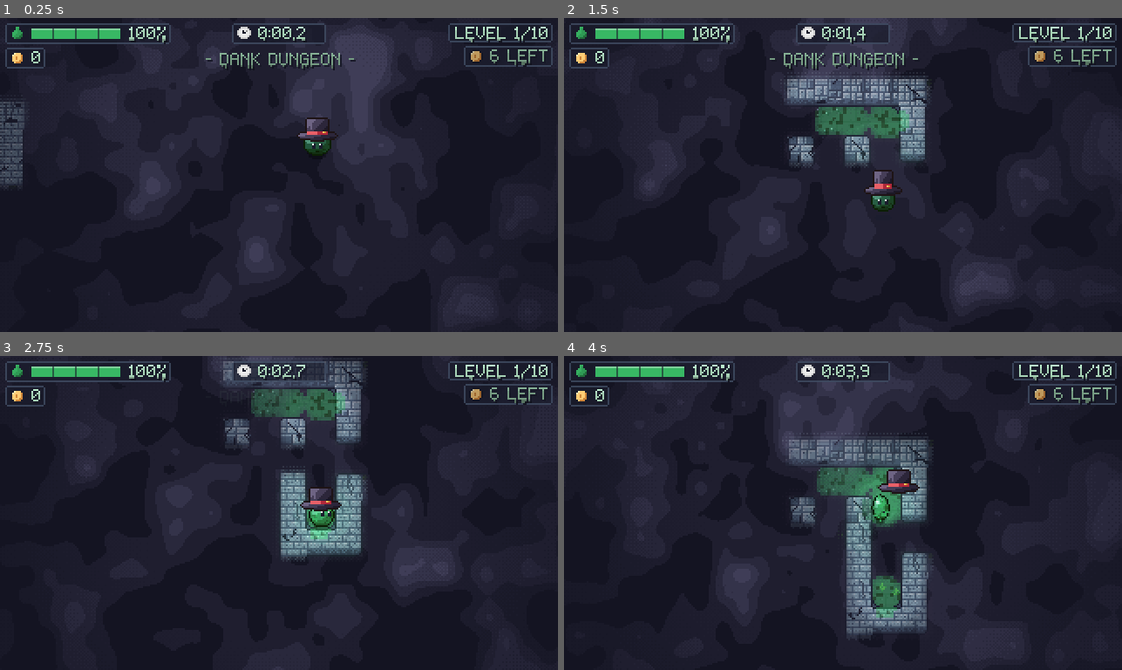
Above: before the commit, frames 1-4 (two rows, left to right).
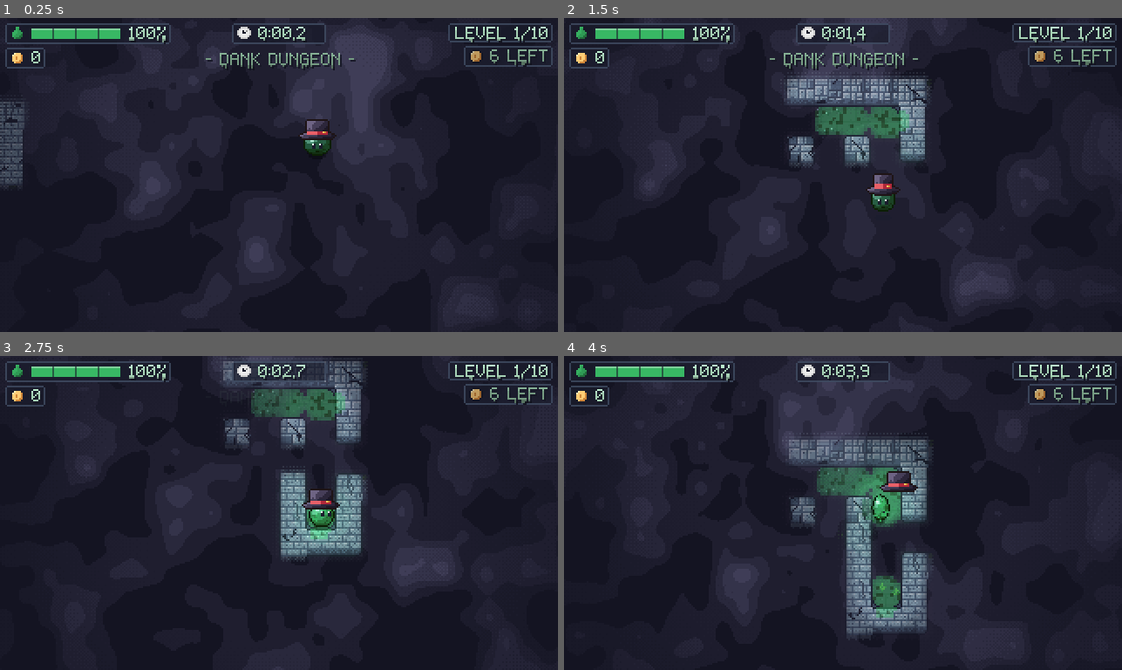
Above: after the commit, the same moments.

Repository: AveryBlue-GD/slime-time
Game: Godot game, scene res://tests/demo_hat_hops.tscn
The game is run twice, just before and just after one commit, with the same random seed, the same clock (stepped at 60 frames per second) and the same inputs. This scene is started directly instead of the project's main scene.
Inputs (mouse positions are in pixels of both pictures, inside the frame that each line leads up to):
- Up to frame 1 (0.25 s): no input
- Up to frame 2 (1.5 s): tap Enter at 0.5 s; move the mouse to (965, 159) at 0.52 s; hold D (move_right) 0.53-1.25 s; tap F (interact) at 0.6 s; click (965, 159) at 0.67 s; tap Space (jump) at 0.77, 1.07 s; drag from (731, 190) to (815, 237) at 1.27 s
- Up to frame 3 (2.75 s): move the mouse to (334, 443) at 2.02 s; hold D (move_right) from 2.03 s (still down); tap J at 2.1 s
- Up to frame 4 (4 s): release D (move_right) at 2.75 s; drag from (815, 575) to (675, 465) at 2.77 s; move the mouse to (1010, 560) at 3.52 s; hold A (move_left) from 3.53 s (still down); tap F (interact) at 3.6 s; tap Space (jump) at 3.77 s

The runs differ from the first frame. In frame 1, 0.1% of the frame differs, in the area x 53-61%, y 31-40%; in frame 2, 0.1%; in frame 3, 0.1%; in frame 4, 0.1%, in the area x 56-64%, y 36-44%.

Commit message:
Hats trimmed down (shorter brims and crowns, smaller cap and cowboy hat); new rare rainbow hat: a rainbow arching over the head from two clouds, colors flowing, on a thin rainbow sliver of the hat wheel (wedges sized by odds)
Co-Authored-By: Claude Opus 5.5 <noreply@anthropic.com>

Diff:
--- /dev/null
+++ b/assets/shaders/rainbow_hat.gdshader
@@ -0,0 +1,31 @@
+shader_type canvas_item;
+
+// The rainbow hat's flowing colors: every colorful pixel (the rainbow's bands, the twinkle's
+// points) has its hue turned round over time, so the bands keep their order but flow along the
+// arch. Whites (clouds), greys and the dark outline are left as drawn. Hues move in steps so the
+// pixel art doesn't smear.
+
+uniform float speed = 0.35;  // full turns of the color wheel per second
+const float HUE_STEPS = 12.0;
+
+vec3 rgb2hsv(vec3 c) {
+	vec4 K = vec4(0.0, -1.0 / 3.0, 2.0 / 3.0, -1.0);
+	vec4 p = mix(vec4(c.bg, K.wz), vec4(c.gb, K.xy), step(c.b, c.g));
+	vec4 q = mix(vec4(p.xyw, c.r), vec4(c.r, p.yzx), step(p.x, c.r));
+	float d = q.x - min(q.w, q.y);
+	float e = 1.0e-10;
+	return vec3(abs(q.z + (q.w - q.y) / (6.0 * d + e)), d / (q.x + e), q.x);
+}
+
+vec3 hsv2rgb(vec3 c) {
+	vec3 p = abs(fract(c.xxx + vec3(1.0, 2.0 / 3.0, 1.0 / 3.0)) * 6.0 - 3.0);
+	return c.z * mix(vec3(1.0), clamp(p - 1.0, 0.0, 1.0), c.y);
+}
+
+void fragment() {
+	vec3 hsv = rgb2hsv(COLOR.rgb);
+	if (hsv.y > 0.4 && hsv.z > 0.3) {
+		hsv.x = fract(hsv.x - floor(TIME * speed * HUE_STEPS) / HUE_STEPS);
+		COLOR.rgb = hsv2rgb(hsv);
+	}
+}
--- a/scripts/hat.gd
+++ b/scripts/hat.gd
@@ -48,6 +48,7 @@
 	texture = preload("res://assets/sprites/hats.png")
 	region_enabled = true
 	region_rect = Hats.region(hat_id)
+	material = Hats.material_for(hat_id)
 	centered = false
 	offset = -Hats.HEAD  # the frame's head point goes on the top of the slime's head
 	_follow()
--- a/scripts/hats.gd
+++ b/scripts/hats.gd
@@ -4,10 +4,10 @@
 ## Hats: won on the hat wheel in the hub (a spin lands on a random hat you don't have yet, and
 ## won hats come off the wheel; Progress.hats_owned), then picked on the Skins screen's hats page
 ## (Progress.selected_hat). Spins will cost a currency later; for now only dev mode can spin.
-## Sprites are 16x12 frames in assets/sprites/hats.png (tools/make_hats.py), `column` = which
+## Sprites are 32x16 frames in assets/sprites/hats.png (tools/make_hats.py), `column` = which
 ## frame. The Hat node (scripts/hat.gd) puts the chosen one on the slime and handles its physics.
 ##
-## These ten are placeholders until the real hats are decided.
+## These are placeholders until the real hats are decided.
 
 ## Hats are still placeholders, so for now they show "COMING SOON" and can't be worn (except in
 ## dev mode). Set to true once the real hats are in.
@@ -33,7 +33,23 @@
 	{id = "viking", name = "VIKING HELMET", column = 7},
 	{id = "propeller", name = "PROPELLER CAP", column = 8},
 	{id = "crown", name = "CROWN", column = 9},
+	# The rare one: a thin wedge on the wheel, and its colors flow (assets/shaders/rainbow_hat.gdshader).
+	{id = "rainbow", name = "RAINBOW HAT", column = 10, weight = 0.3, flows = true},
 ]
+
+
+## How likely the hat wheel is to land on a hat, next to an ordinary hat's 1 (its wedge's share).
+static func weight(id: String) -> float:
+	return float(get_hat(id).get("weight", 1.0))
+
+
+## The material a hat sprite wears: the flowing-rainbow shader for the rainbow hat, else none.
+static func material_for(id: String) -> Material:
+	if not get_hat(id).get("flows", false):
+		return null
+	var mat := ShaderMaterial.new()
+	mat.shader = preload("res://assets/shaders/rainbow_hat.gdshader")
+	return mat
 
 
 static func get_hat(id: String) -> Dictionary:
--- a/scripts/ui/hat_wheel.gd
+++ b/scripts/ui/hat_wheel.gd
@@ -2,7 +2,8 @@
 extends Control
 
 ## The hat wheel, opened at the prize wheel in the hub: a big wheel with a wedge for every hat
-## you don't have yet, each showing its hat. A spin whirls it round (the flapper ticking on each
+## you don't have yet, each showing its hat; a wedge's size is its odds (Hats.weight), so the rare
+## rainbow hat gets a thin rainbow-striped sliver. A spin whirls it round (the flapper ticking on each
 ## wedge it passes), slows down and lands on a random hat: that hat is won (Progress.win_hat; the
 ## slime puts it on) and comes off the wheel, so the next spin is only between the hats still
 ## missing. Spins will cost a currency later; for now only dev mode can spin (Progress.can_spin_hats).
@@ -22,10 +23,21 @@
 const DIVIDER := Color8(240, 236, 226)
 const PEG := Color8(255, 240, 180)
 const FLAPPER := Color8(176, 40, 54)
+const RAINBOW_RINGS: Array[Color] = [
+	Color8(236, 64, 76), Color8(246, 142, 52), Color8(252, 222, 74),
+	Color8(92, 204, 96), Color8(70, 140, 236), Color8(150, 92, 220),
+]
 
 ## The hats on the wheel right now (the ones not won yet), in wheel order.
-var hats: Array[String] = []
-## How far the wheel has turned (radians); wedge i starts at turn + i * span (0 = pointing right).
+var hats: Array[String] = []:
+	set(value):
+		hats = value
+		_layout()
+## Where each wedge starts (radians from the wheel's zero) and how wide it is: shares of the
+## circle by Hats.weight.
+var starts: Array[float] = []
+var sizes: Array[float] = []
+## How far the wheel has turned (radians); wedge i starts at turn + starts[i] (0 = pointing right).
 var turn := 0.0
 var spinning := false
 var _from := 0.0
@@ -75,8 +87,18 @@
 	queue_redraw()
 
 
-func span() -> float:
-	return TAU / maxf(hats.size(), 1.0)
+## Sizes the wedges by each hat's odds.
+func _layout() -> void:
+	starts.clear()
+	sizes.clear()
+	var total := 0.0
+	for id in hats:
+		total += Hats.weight(id)
+	var at := 0.0
+	for id in hats:
+		starts.append(at)
+		sizes.append(TAU * Hats.weight(id) / total)
+		at += sizes[-1]
 
 
 ## Which wedge is under the pointer (at the top) for a given turn.
@@ -84,7 +106,19 @@
 	if hats.is_empty():
 		return -1
 	var a := fposmod(-PI / 2.0 - at_turn, TAU)
-	return int(a / span()) % hats.size()
+	for i in hats.size():
+		if a < starts[i] + sizes[i]:
+			return i
+	return hats.size() - 1
+
+
+## A random wedge, each as likely as its size (its hat's odds).
+func _pick() -> int:
+	var r := randf() * TAU
+	for i in hats.size():
+		if r < starts[i] + sizes[i]:
+			return i
+	return hats.size() - 1
 
 
 ## Spins to a random hat still on the wheel. False if it can't spin.
@@ -94,10 +128,10 @@
 	hats = Progress.hats_left()  # the last hat won comes off the wheel now
 	if hats.is_empty():
 		return false
-	var pick := randi() % hats.size()
+	var pick := _pick()
 	# Land with the pointer somewhere inside the picked wedge (not on its edge), after a few turns.
 	var inside := randf_range(0.2, 0.8)
-	var target := -PI / 2.0 - (pick + inside) * span()
+	var target := -PI / 2.0 - (starts[pick] + inside * sizes[pick])
 	var turns := randi_range(4, 6)
 	_from = turn
 	_to = target - TAU * turns
@@ -145,21 +179,28 @@
 	var n := hats.size()
 	if n == 0:
 		draw_circle(CENTER, RADIUS, Color8(52, 30, 24))
+	var plain := 0  # ordinary wedges so far, for alternating their colors
+	var plain_count := 0
+	for id in hats:
+		if not Hats.get_hat(id).get("flows", false):
+			plain_count += 1
 	for i in n:
-		var a0 := turn + i * span()
-		var points := PackedVector2Array([CENTER])
-		var steps := maxi(4, int(48.0 / n))
-		for s in steps + 1:
-			var a := a0 + span() * s / steps
-			points.append(CENTER + Vector2(cos(a), sin(a)) * RADIUS)
-		var color := WEDGE_COLORS[i % WEDGE_COLORS.size()]
-		if n % WEDGE_COLORS.size() == 1 and i == n - 1 and n > 1:
+		var a0 := turn + starts[i]
+		var lit := _won != "" and hats[i] == _won  # the winner, lit up under the pointer
+		if Hats.get_hat(hats[i]).get("flows", false):
+			# The rare hat's sliver: rainbow rings, red on the outside.
+			for k in RAINBOW_RINGS.size():
+				var outer := RADIUS * (1.0 - k / float(RAINBOW_RINGS.size()))
+				var color := RAINBOW_RINGS[k].lightened(0.4) if lit else RAINBOW_RINGS[k]
+				draw_colored_polygon(_wedge(a0, sizes[i], outer), color)
+			continue
+		var color := WEDGE_COLORS[plain % WEDGE_COLORS.size()]
+		if plain_count % WEDGE_COLORS.size() == 1 and plain == plain_count - 1 and plain_count > 1:
 			color = WEDGE_COLORS[2]  # keep the last wedge from matching the first
-		if _won != "" and hats[i] == _won:
-			color = color.lightened(0.45)  # the winner, lit up under the pointer
-		draw_colored_polygon(points, color)
+		plain += 1
+		draw_colored_polygon(_wedge(a0, sizes[i], RADIUS), color.lightened(0.45) if lit else color)
 	for i in n:
-		var a := turn + i * span()
+		var a := turn + starts[i]
 		draw_line(CENTER, CENTER + Vector2(cos(a), sin(a)) * RADIUS, DIVIDER, 1.0)
 		var peg := (CENTER + Vector2(cos(a), sin(a)) * (RADIUS + 1.5)).round()
 		draw_rect(Rect2(peg - Vector2(1, 1), Vector2(2, 2)), PEG)
@@ -167,8 +208,10 @@
 	draw_circle(CENTER, 4.0, Color8(255, 205, 117))
 	var atlas: Texture2D = preload("res://assets/sprites/hats.png")
 	for i in n:
-		var a := turn + (i + 0.5) * span()
-		var at := (CENTER + Vector2(cos(a), sin(a)) * RADIUS * 0.7).round()
+		var a := turn + starts[i] + sizes[i] / 2.0
+		# Out toward the rim in a thin wedge, where it has the most room.
+		var reach := 0.7 if sizes[i] > 0.4 else 0.8
+		var at := (CENTER + Vector2(cos(a), sin(a)) * RADIUS * reach).round()
 		# The narrow version, so neighbors don't touch.
 		draw_texture_rect_region(atlas, Rect2(at - Vector2(Hats.FRAME) / 2.0, Vector2(Hats.FRAME)), Hats.region(hats[i], Hats.Width.NARROW))
 	# The flapper at the top, kicked aside as it ticks past each wedge.
@@ -176,3 +219,13 @@
 	var base_y := CENTER.y - RADIUS - 7.0
 	draw_colored_polygon(PackedVector2Array([Vector2(CENTER.x - 4, base_y), Vector2(CENTER.x + 4, base_y), tip]), FLAPPER)
 	draw_rect(Rect2(CENTER.x - 5, base_y - 3, 10, 3), Color8(132, 138, 162))
+
+
+## A wedge of the wheel from angle a0, `size` radians wide, out to `radius`.
+func _wedge(a0: float, size: float, radius: float) -> PackedVector2Array:
+	var points := PackedVector2Array([CENTER])
+	var steps := maxi(3, int(size * 12.0))
+	for s in steps + 1:
+		var a := a0 + size * s / steps
+		points.append(CENTER + Vector2(cos(a), sin(a)) * radius)
+	return points
--- a/tests/test_hub.gd
+++ b/tests/test_hub.gd
@@ -215,6 +215,20 @@
 	for id in won:
 		unique[id] = true
 	_check(unique.size() == 3 and progress.hats_left().size() == Hats.LIST.size() - 3, "three spins, three different hats")
+	# The rainbow hat is the rare one: a thinner wedge, and landed on less often.
+	var wheel = hub.hat_wheel
+	var saved_hats: Array[String] = wheel.hats.duplicate()
+	wheel.hats = Hats.ids()
+	var rare: int = wheel.hats.find("rainbow")
+	_check(rare >= 0 and wheel.sizes[rare] < wheel.sizes[0] * 0.5, "the rainbow hat's wedge is a thin sliver (%.2f vs %.2f)" % [wheel.sizes[rare], wheel.sizes[0]])
+	var rainbow_picks := 0
+	var top_hat_picks := 0
+	for i in 4000:
+		var pick: int = wheel._pick()
+		rainbow_picks += int(pick == rare)
+		top_hat_picks += int(pick == 0)
+	_check(rainbow_picks > 0 and rainbow_picks < top_hat_picks * 0.5, "the rainbow hat comes up far less often (%d vs %d for the top hat)" % [rainbow_picks, top_hat_picks])
+	wheel.hats = saved_hats
 	progress.hats_owned.assign(Hats.ids())
 	hub.hat_wheel._won = ""
 	hub.hat_wheel.refresh("F")
Not shown, added: assets/shaders/rainbow_hat.gdshader.uid
Binary file changed: assets/sprites/hats.png
Not shown, changed: CLAUDE.md
Not shown, changed: tools/make_hats.py
